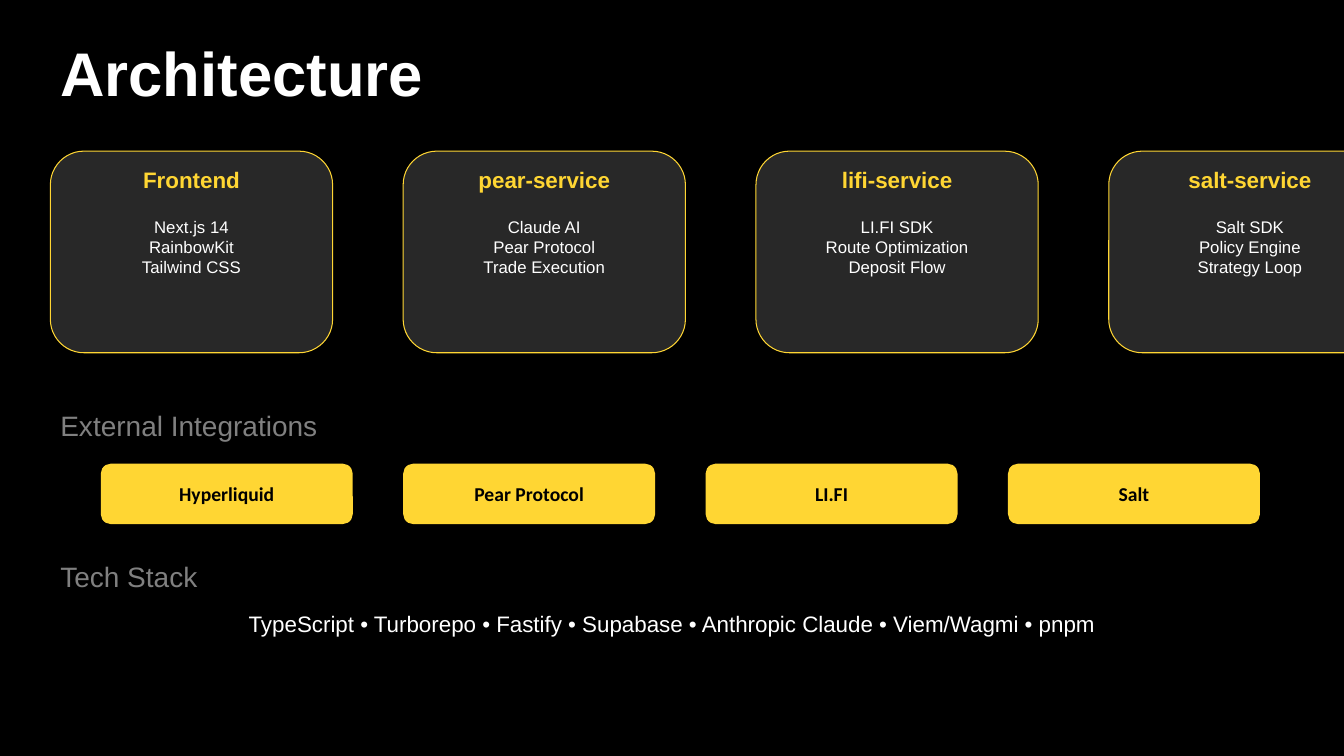
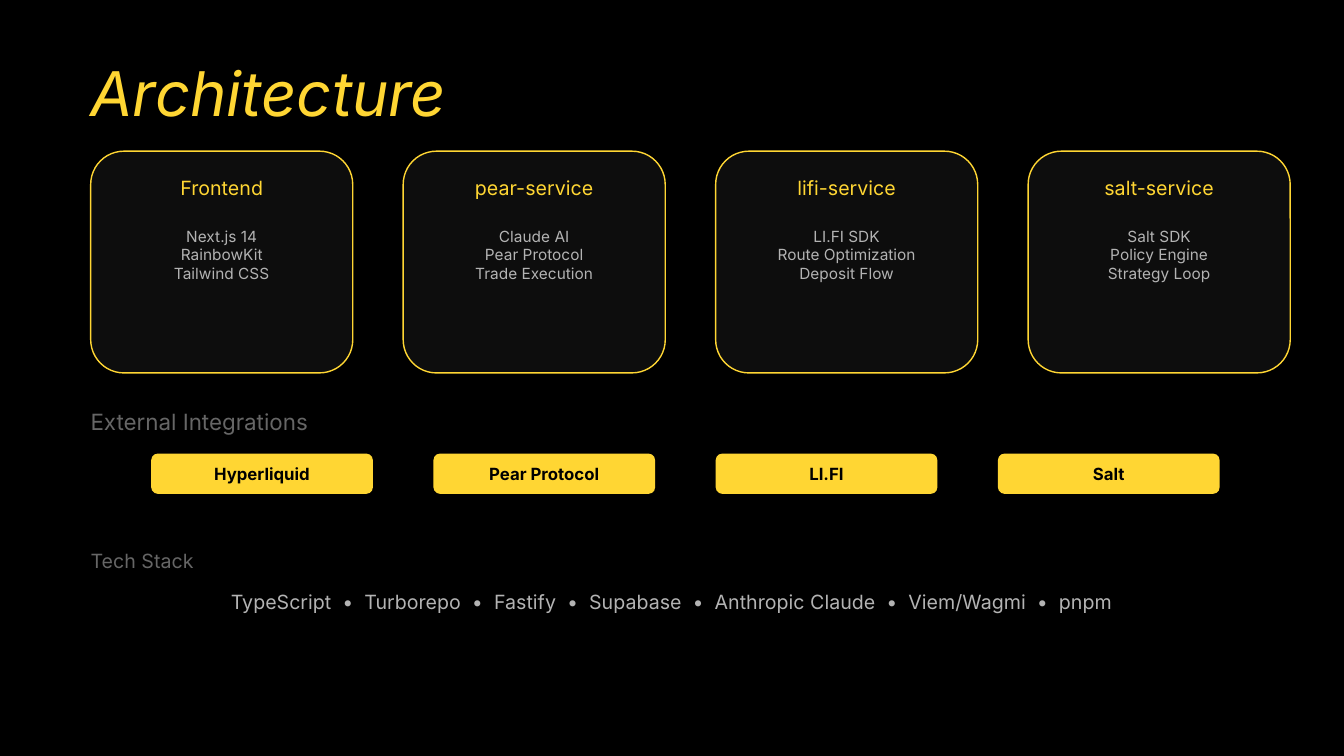
Before and after one commit to RealKevinApetrei/tago-leap, a slide deck: slide 8 of TAGO_Leap_Pitch_Deck.pptx (slide 7 before the commit). Drawn at 1344x756 pixels with LibreOffice and Linux fonts; fonts in the diff are those of the drawing. Boxes give left, top, right and bottom in pixels: in the first picture for what was removed or moved away, otherwise in the second. Text is boxed around its words. In the diff, an @@ line names an element or a change of style, - is before the commit and + after.

```diff
--- a/TAGO_Leap_Pitch_Deck.pptx
+++ b/TAGO_Leap_Pitch_Deck.pptx
@@ text "Architecture": place and size @@
-text "Architecture" at [60, 51, 423, 97]
+text "Architecture" at [91, 69, 447, 117]
@@ text "Architecture" at [91, 69, 447, 117]: font Arial to Inter, text colour #FFFFFF to #FFD633, bold off, italic on @@
@@ text "Frontend": place and size @@
-text "Frontend" at [143, 171, 240, 189]
+text "Frontend" at [180, 180, 263, 196]
@@ rounded rectangle: place and size @@
-rounded rectangle at [50, 151, 333, 353]
+rounded rectangle at [91, 151, 353, 373]
@@ text "pear-service": place and size @@
-text "pear-service" at [478, 171, 610, 193]
+text "pear-service" at [475, 180, 593, 199]
@@ rounded rectangle: place and size @@
-rounded rectangle at [403, 151, 686, 353]
+rounded rectangle at [403, 151, 665, 373]
@@ text "lifi-service": place and size @@
-text "lifi-service" at [842, 171, 952, 189]
+text "lifi-service" at [797, 180, 895, 196]
@@ rounded rectangle: place and size @@
-rounded rectangle at [756, 151, 1038, 353]
+rounded rectangle at [716, 151, 978, 373]
@@ size 16 to 14 pt, font Arial to Inter, bold off in 4 elements at [475, 180, 593, 199], [180, 180, 263, 196], [797, 180, 895, 196], [1104, 180, 1213, 196] @@
@@ text "salt-service": place and size @@
-text "salt-service" at [1188, 171, 1311, 189]
+text "salt-service" at [1104, 180, 1213, 196]
@@ fill #282828 to #0D0D0D; outline #FFD633 0.75 pt to #FFD633 1 pt; proportions changed in 4 elements at [403, 151, 665, 373], [91, 151, 353, 373], [716, 151, 978, 373], [1028, 151, 1291, 373] @@
@@ rounded rectangle: place and size @@
-rounded rectangle at [1109, 151, 1344, 353]
+rounded rectangle at [1028, 151, 1291, 373]
@@ text "Next.js 14 RainbowKit Tailwind CSS": place and size @@
-text "Next.js 14 RainbowKit Tailwind CSS" at [142, 221, 240, 273]
+text "Next.js 14 RainbowKit Tailwind CSS" at [174, 230, 269, 279]
@@ text "Claude AI Pear Protocol Trade ...": place and size @@
-text "Claude AI Pear Protocol Trade ..." at [483, 221, 605, 273]
+text "Claude AI Pear Protocol Trade ..." at [475, 230, 593, 279]
@@ text "LI.FI SDK Route Optimization Deposit ...": place and size @@
-text "LI.FI SDK Route Optimization Deposit ..." at [826, 221, 968, 277]
+text "LI.FI SDK Route Optimization Deposit ..." at [778, 230, 916, 282]
@@ size 12 to 11 pt, font Arial to Inter, text colour #FFFFFF to #B3B3B3 in 4 elements at [475, 230, 593, 279], [174, 230, 269, 279], [778, 230, 916, 282], [1108, 230, 1211, 283] @@
@@ text "Salt SDK Policy Engine Strategy ...": place and size @@
-text "Salt SDK Policy Engine Strategy ..." at [1198, 221, 1302, 277]
+text "Salt SDK Policy Engine Strategy ..." at [1108, 230, 1211, 283]
@@ text "External Integrations": place and size @@
-text "External Integrations" at [60, 416, 317, 441]
+text "External Integrations" at [91, 413, 308, 435]
@@ text "External Integrations" at [91, 413, 308, 435]: size 20 to 16 pt, font Arial to Inter, text colour #808080 to #666666 @@
@@ size 14 to 12 pt, font Calibri to Inter in 4 elements at [716, 454, 938, 494], [434, 454, 655, 494], [998, 454, 1220, 494], [151, 454, 373, 494] @@
@@ rounded rectangle "Hyperliquid": place and size @@
-rounded rectangle "Hyperliquid" at [101, 464, 353, 524]
+rounded rectangle "Hyperliquid" at [151, 454, 373, 494]
@@ rounded rectangle "Pear Protocol": place and size @@
-rounded rectangle "Pear Protocol" at [403, 464, 655, 524]
+rounded rectangle "Pear Protocol" at [434, 454, 655, 494]
@@ rounded rectangle "LI.FI": place and size @@
-rounded rectangle "LI.FI" at [706, 464, 958, 524]
+rounded rectangle "LI.FI" at [716, 454, 938, 494]
@@ rounded rectangle "Salt": place and size @@
-rounded rectangle "Salt" at [1008, 464, 1260, 524]
+rounded rectangle "Salt" at [998, 454, 1220, 494]
@@ text "Tech Stack": place and size @@
-text "Tech Stack" at [60, 567, 197, 587]
+text "Tech Stack" at [91, 553, 193, 568]
@@ text "Tech Stack" at [91, 553, 193, 568]: size 20 to 14 pt, font Arial to Inter, text colour #808080 to #666666 @@
@@ text "TypeScript • Turborepo • Fastify ...": place and size @@
-text "TypeScript • Turborepo • Fastify ..." at [249, 615, 1095, 637]
+text "TypeScript • Turborepo • Fastify ..." at [231, 594, 1112, 613]
@@ text "TypeScript • Turborepo • Fastify ..." at [231, 594, 1112, 613]: size 16 to 14 pt, font Arial to Inter, text colour #FFFFFF to #B3B3B3 @@
```
Also in this commit, not shown: 8 other slides changed, 3 slides added, 2 slides removed, 6 other files.
